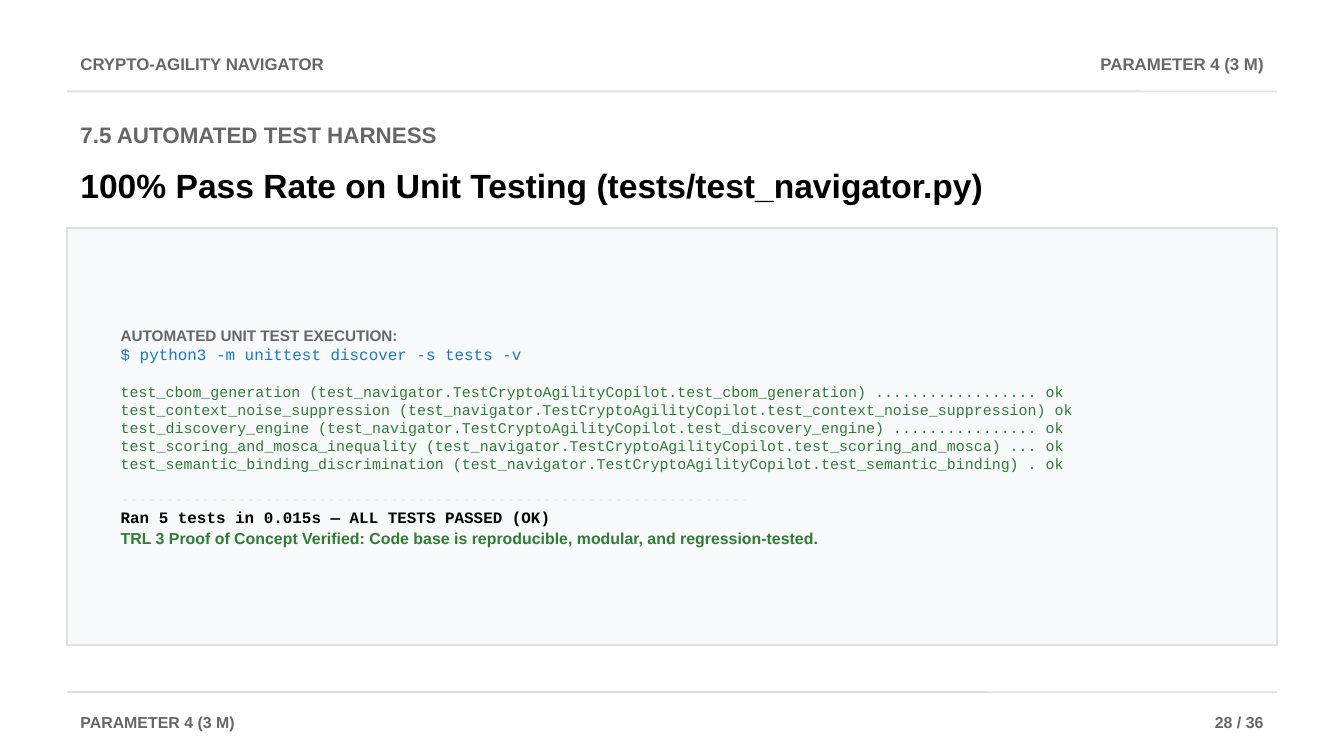
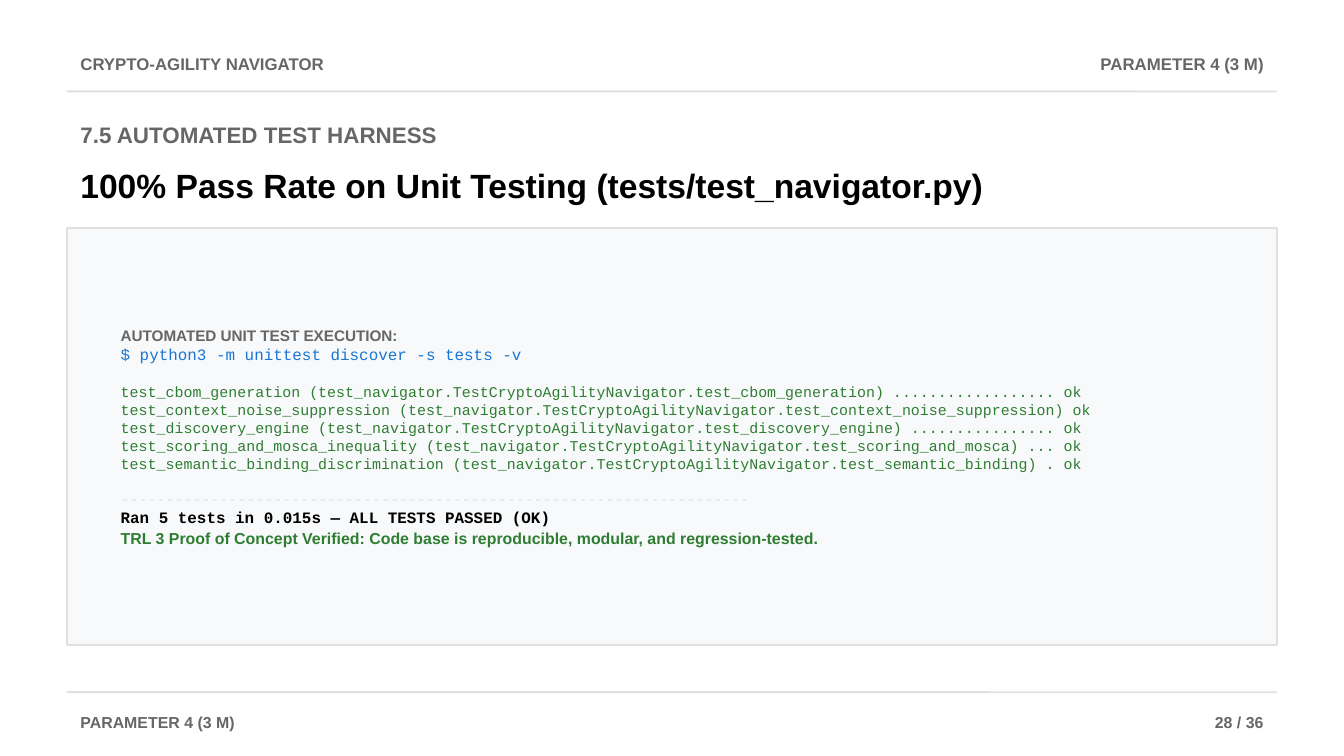
Before and after one commit to AviDhandhania/IDP-Project, a slide deck: slide 29 of Crypto-Agility_Navigator_Review2.pptx. Drawn at 1344x756 pixels with LibreOffice and Linux fonts; fonts in the diff are those of the drawing. Boxes give left, top, right and bottom in pixels: in the first picture for what was removed or moved away, otherwise in the second. Text is boxed around its words. In the diff, an @@ line names an element or a change of style, - is before the commit and + after.

Commit message:
Replace all lingering standalone references from Copilot to Navigator

```diff
--- a/Crypto-Agility_Navigator_Review2.pptx
+++ b/Crypto-Agility_Navigator_Review2.pptx
@@ text at bbox=[121, 330, 1091, 548]: text changed @@
-AUTOMATED UNIT TEST EXECUTION:
-$ python3 -m unittest discover -s tests -v
-test_cbom_generation (test_navigator.TestCryptoAgilityCopilot.test_cbom_generation) .................. ok
-test_context_noise_suppression (test_navigator.TestCryptoAgilityCopilot.test_context_noise_suppression) ok
-test_discovery_engine (test_navigator.TestCryptoAgilityCopilot.test_discovery_engine) ................ ok
-test_scoring_and_mosca_inequality (test_navigator.TestCryptoAgilityCopilot.test_scoring_and_mosca) ... ok
-test_semantic_binding_discrimination (test_navigator.TestCryptoAgilityCopilot.test_semantic_binding) . ok
-----------------------------------------------------------------------
-Ran 5 tests in 0.015s — ALL TESTS PASSED (OK)
-TRL 3 Proof of Concept Verified: Code base is reproducible, modular, and regression-tested.
+AUTOMATED UNIT TEST EXECUTION:
+$ python3 -m unittest discover -s tests -v
+test_cbom_generation (test_navigator.TestCryptoAgilityNavigator.test_cbom_generation) .................. ok
+test_context_noise_suppression (test_navigator.TestCryptoAgilityNavigator.test_context_noise_suppression) ok
+test_discovery_engine (test_navigator.TestCryptoAgilityNavigator.test_discovery_engine) ................ ok
+test_scoring_and_mosca_inequality (test_navigator.TestCryptoAgilityNavigator.test_scoring_and_mosca) ... ok
+test_semantic_binding_discrimination (test_navigator.TestCryptoAgilityNavigator.test_semantic_binding) . ok
+----------------------------------------------------------------------
+Ran 5 tests in 0.015s — ALL TESTS PASSED (OK)
+TRL 3 Proof of Concept Verified: Code base is reproducible, modular, and regression-tested.
```
Also in this commit, not shown: 2 other slides changed, 7 other files.
